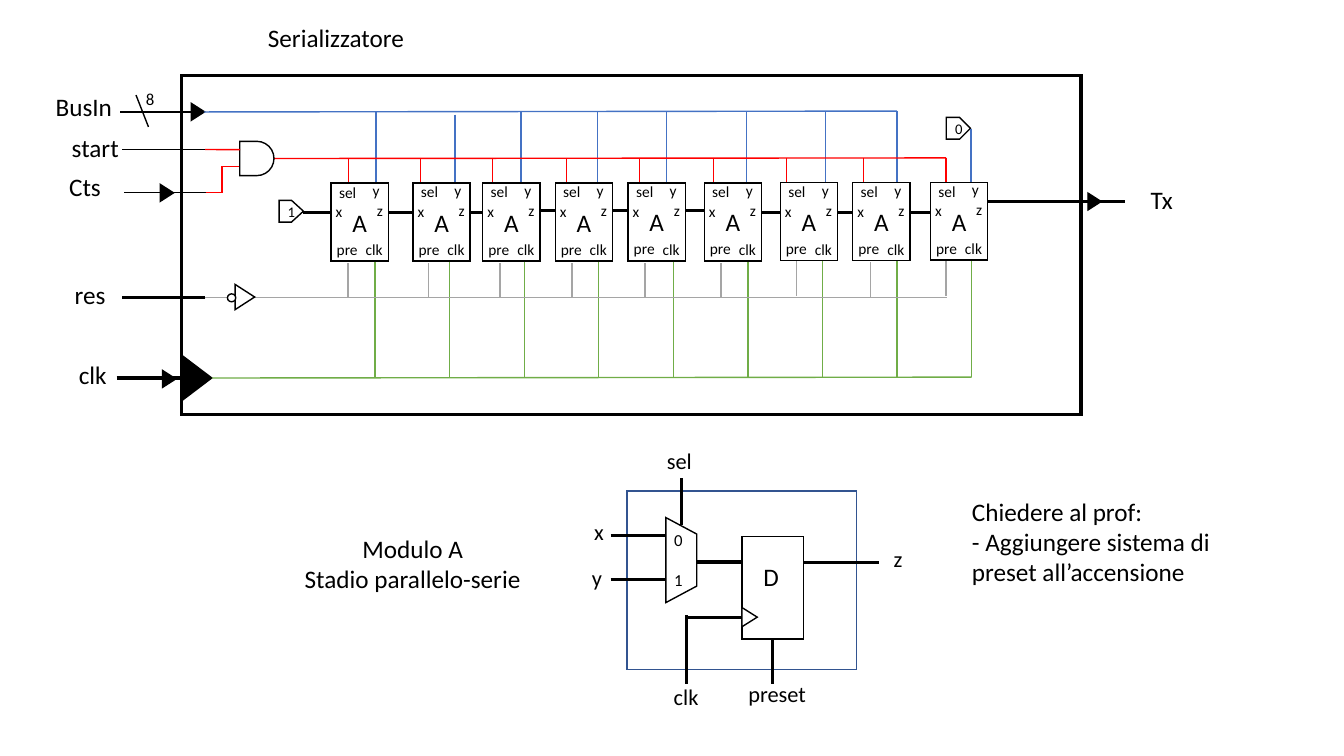
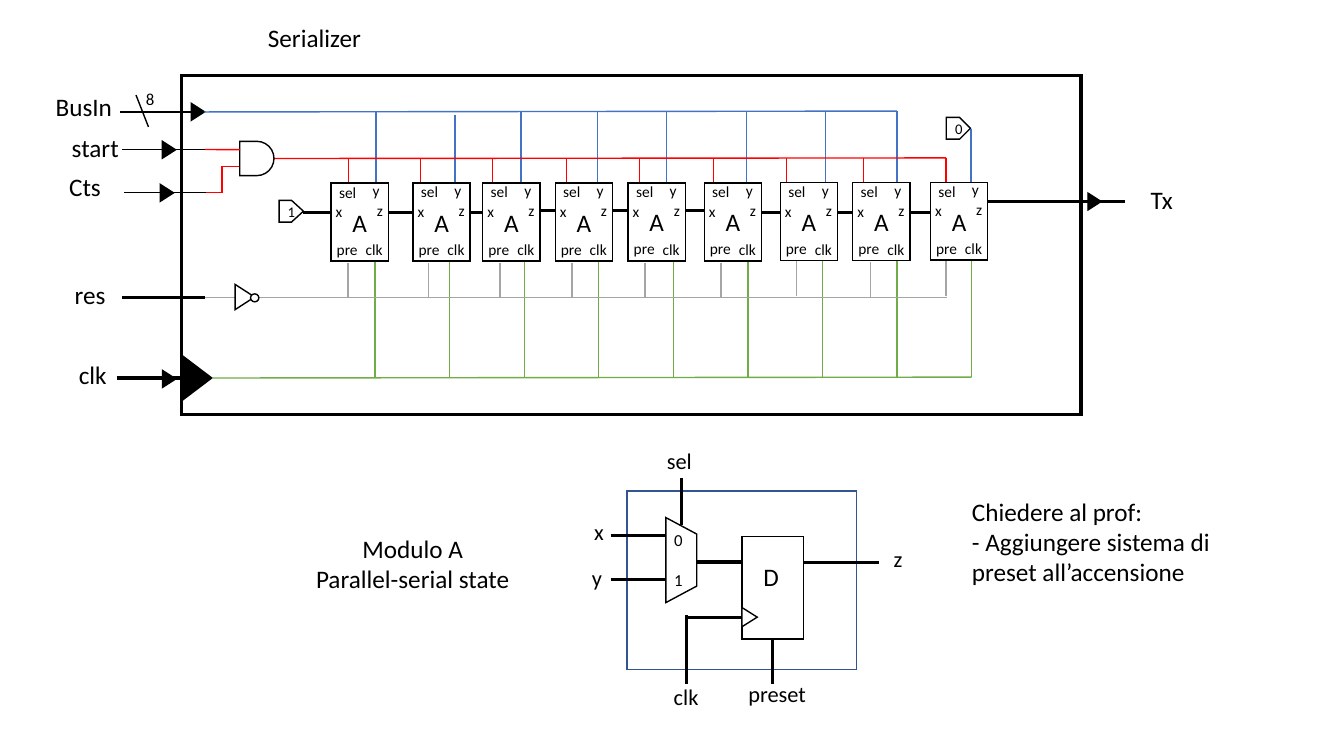
Before and after one commit to FlavioRenzi/UART_Project, a slide deck: slide 2 of UART model.pptx. Drawn at 1344x756 pixels with LibreOffice and Linux fonts; fonts in the diff are those of the drawing. Boxes give left, top, right and bottom in pixels: in the first picture for what was removed or moved away, otherwise in the second. Text is boxed around its words. In the diff, an @@ line names an element or a change of style, - is before the commit and + after.

```diff
--- a/UART model.pptx
+++ b/UART model.pptx
@@ text at bbox=[268, 29, 361, 47]: text changed @@
-Serializzatore
+Serializer
@@ triangle added at bbox=[162, 141, 175, 158], fill #000000, outline #000000 1 pt @@
@@ ellipse: place and size @@
-ellipse at bbox=[228, 294, 236, 302]
+ellipse at bbox=[251, 294, 259, 302]
@@ text at bbox=[316, 570, 509, 589]: text changed @@
-Stadio parallelo-serie
+Parallel-serial state
```
Also in this commit, not shown: 5 other slides changed, 1 slide added, 1 other file.
